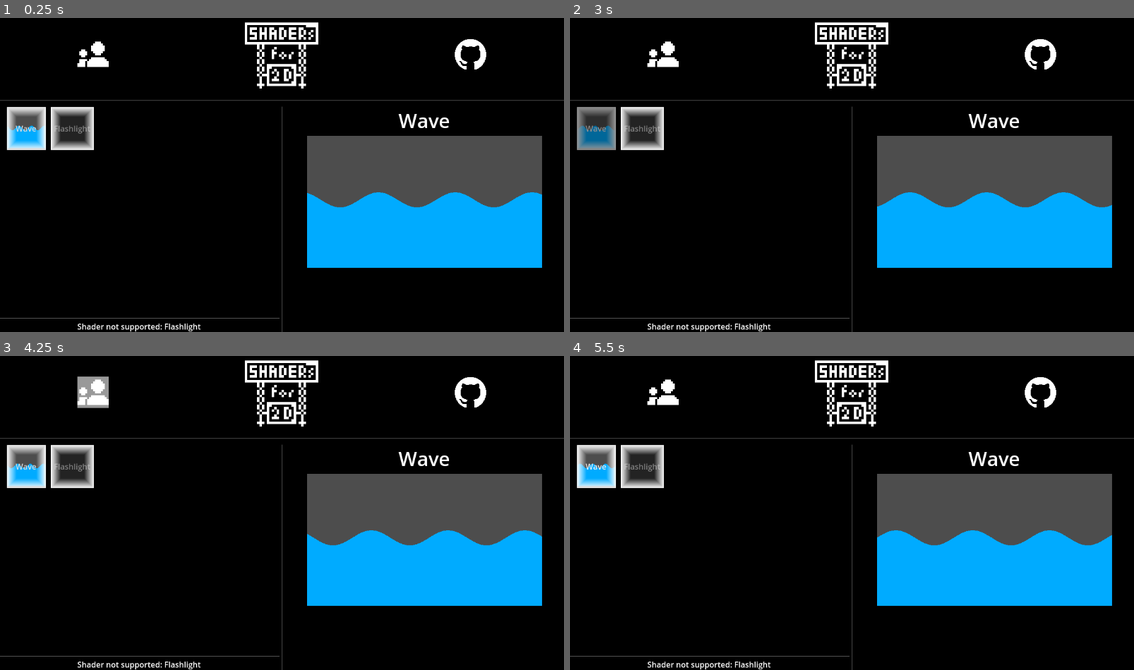
Above: before the commit, frames 1-4 (two rows, left to right).
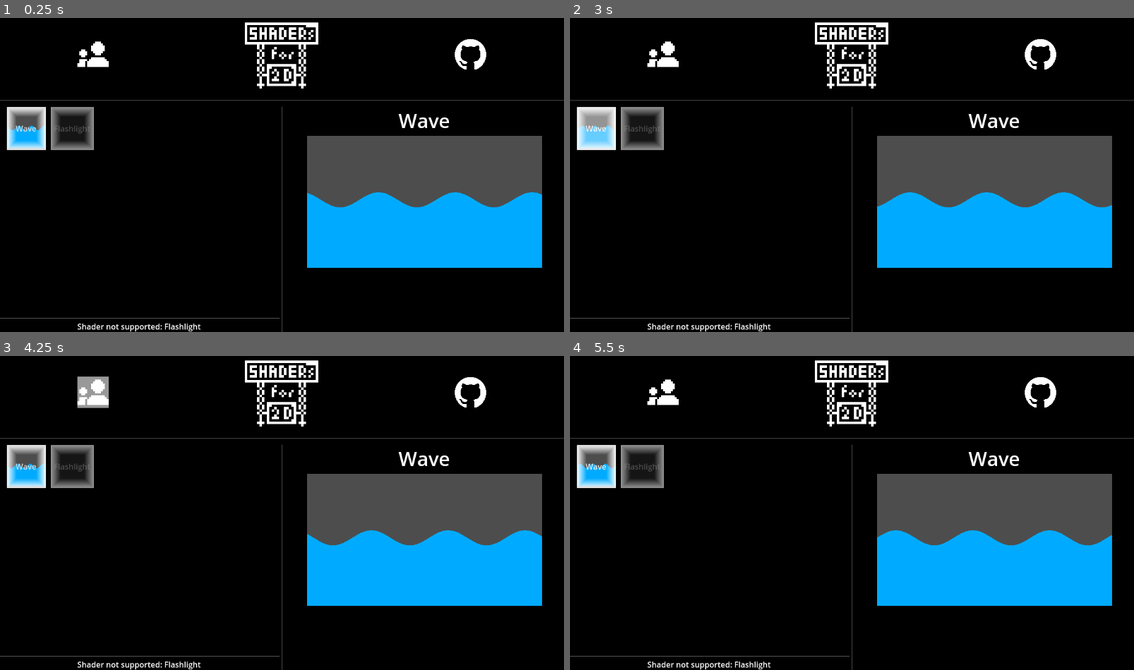
Above: after the commit, the same moments.

Repository: zhtsu/Shader2D
Game: Godot game, scene res://app/main.tscn
Two runs of this game, one before a commit and one after it. Both use one fixed random seed, a clock stepped at 60 frames per second and the inputs below.
Inputs (mouse positions are in pixels of both pictures, inside the frame that each line leads up to):
- Up to frame 1 (0.25 s): no input
- Up to frame 2 (3 s): click "Wave" at 0.5 s; click (660, 55) at 1.25 s; click (660, 55) at 2 s; click "Wave" at 2.75 s
- Up to frame 3 (4.25 s): click (90, 393) at 3.5 s
- Up to frame 4 (5.5 s): click "Wave" at 4.25 s; move the mouse to (976, 497) at 5.02 s

The runs differ from the first frame. In frame 1, 0.7% of the frame differs, in the area x 9-17%, y 28-43%; in frame 2, 1.6%, in the area x 1-17%, y 28-43%; in frame 3, 0.7%; in frame 4, 0.7%.

Commit message:
Update disable state of button that not supported

Diff:
--- a/app/main.gd
+++ b/app/main.gd
@@ -20,7 +20,7 @@
 	# Flashlight
 	var flashlight_slot = slot_scene_res.instantiate()
 	flashlight_slot.init_slot_data(null, "Flashlight")
-	flashlight_slot.disabled = true
+	flashlight_slot.disable()
 	slot_list.append(flashlight_slot)
 	# Add to Grid from list
 	for slot in slot_list:
--- a/app/slot.gd
+++ b/app/slot.gd
@@ -4,17 +4,27 @@
 signal clicked
 
 
+func disable() -> void:
+	disabled = true
+	mouse_filter = MOUSE_FILTER_IGNORE
+	$HoverMask.color = Color.from_hsv(0, 0, 0, 0.4)
+
+
 func init_slot_data(scene : Node, title : String) -> void:
+	text = title
+
+	if scene == null:
+		return
+
 	$SubViewport.add_child(scene)
-	text = title
 
 
 func _on_mouse_entered() -> void:
-	$HoverMask.color = Color.from_hsv(0, 0, 0, 0.4)
+	$HoverMask.color = Color.from_hsv(0, 0, 1, 0.4)
 
 
 func _on_mouse_exited() -> void:
-	$HoverMask.color = Color.from_hsv(0, 0, 0, 0)
+	$HoverMask.color = Color.from_hsv(0, 0, 1, 0)
 
 
 func _on_button_down() -> void:
Not shown: 2 places in app/slot.tscn that only renumber resources
